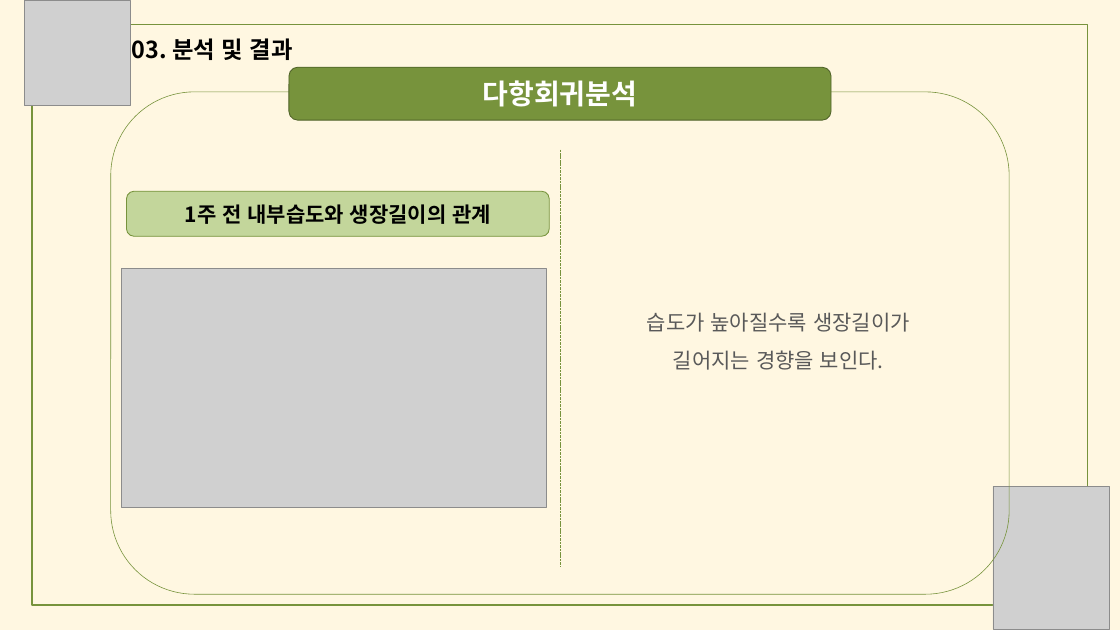
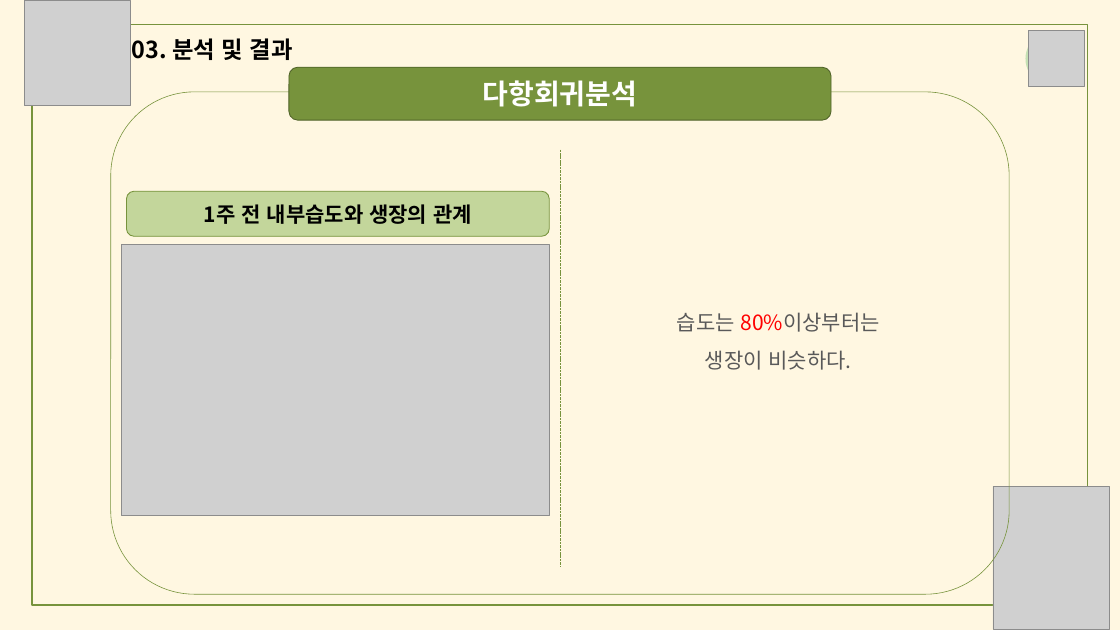
Before and after one commit to meucham11/nong_intern, a slide deck: slide 22 of 경진대회.pptx (slide 23 before the commit). Drawn at 1120x630 pixels with LibreOffice and Linux fonts; fonts in the diff are those of the drawing; grey boxes stand for pictures. Boxes give left, top, right and bottom in pixels: in the first picture for what was removed or moved away, otherwise in the second. Text is boxed around its words. In the diff, an @@ line names an element or a change of style, - is before the commit and + after.

```diff
--- a/경진대회.pptx
+++ b/경진대회.pptx
@@ freeform shape added at (1026, 30, 1082, 87), fill #C5E0B4 @@
@@ picture added at (1028, 30, 1085, 87) @@
@@ text in rounded rectangle at (204, 204, 472, 224): text changed @@
-1주 전 내부습도와 생장길이의 관계
+1주 전 내부습도와 생장의 관계
@@ picture: place and size @@
-picture at (122, 268, 546, 507)
+picture at (121, 245, 549, 516)
@@ text at (677, 312, 880, 370): text changed @@
-습도가 높아질수록 생장길이가
-길어지는 경향을 보인다.
+습도는 80%이상부터는
+생장이 비슷하다.
```
Also in this commit, not shown: 25 other slides changed, 1 slide removed.
